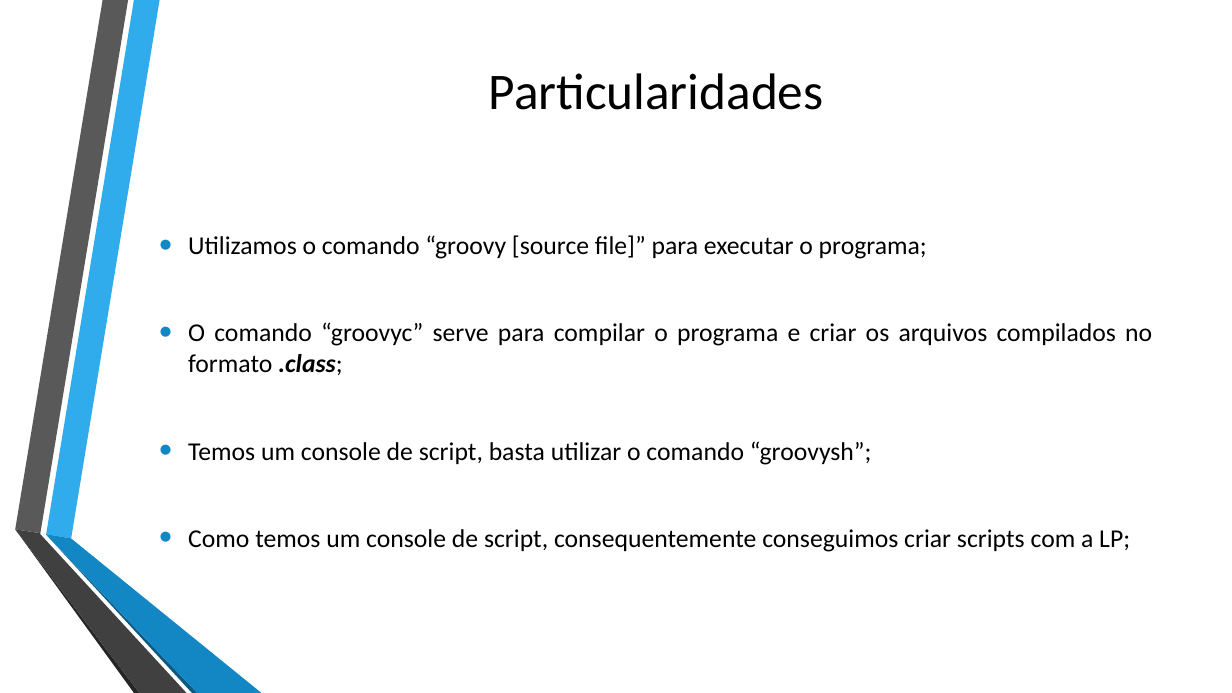
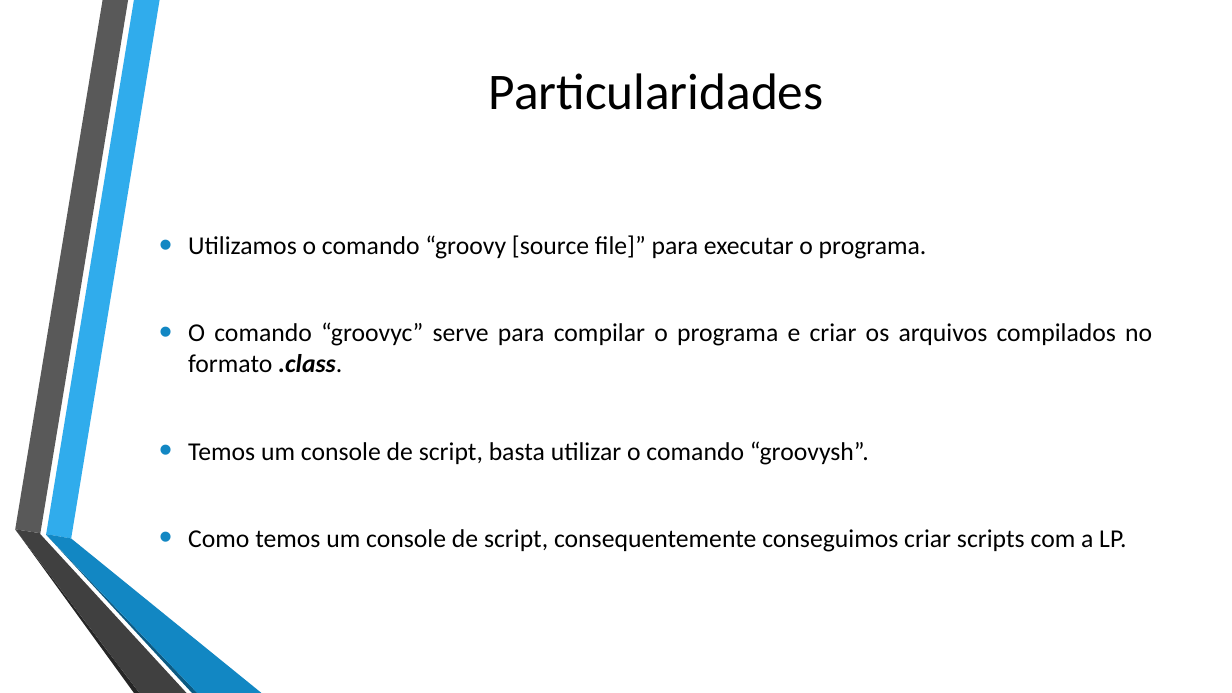
Before and after one commit to Sevzera/lp-cefet, a slide deck: slide 8 of Seminario/Apresentacao Groovy.pptx. Drawn at 1232x693 pixels with LibreOffice and Linux fonts; fonts in the diff are those of the drawing; background and template pictures are left out. Boxes give left, top, right and bottom in pixels: in the first picture for what was removed or moved away, otherwise in the second. Text is boxed around its words. In the diff, an @@ line names an element or a change of style, - is before the commit and + after.

```diff
--- a/Seminario/Apresentacao Groovy.pptx
+++ b/Seminario/Apresentacao Groovy.pptx
@@ text at (188, 235, 1152, 552): text changed @@
-• Utilizamos o comando “groovy [source file]” para executar o programa;
-• O comando “groovyc” serve para compilar o programa e criar os arquivos compilados no formato .class;
-• Temos um console de script, basta utilizar o comando “groovysh”;
-• Como temos um console de script, consequentemente conseguimos criar scripts com a LP;
+• Utilizamos o comando “groovy [source file]” para executar o programa.
+• O comando “groovyc” serve para compilar o programa e criar os arquivos compilados no formato .class.
+• Temos um console de script, basta utilizar o comando “groovysh”.
+• Como temos um console de script, consequentemente conseguimos criar scripts com a LP.
```
Also in this commit, not shown: 16 other slides changed, 1 other file.
